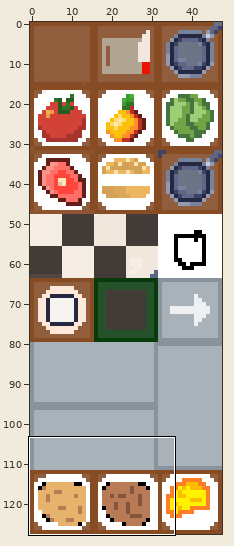
A sprite sheet gets an edit: assets/TileSetV2.png. The first picture is a wide view before the edit; the outline marks the close-up.
Close-up. First the earlier version:
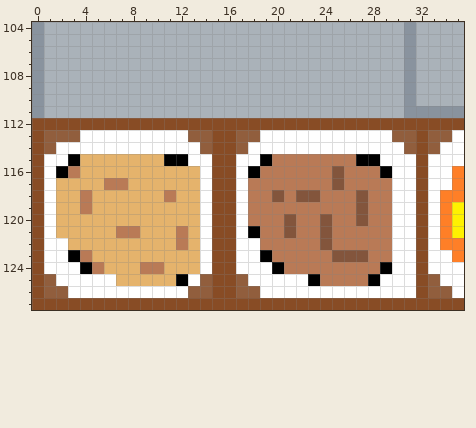
The file is 48x128 pixels. Colours within 5 levels of each other are drawn and written as one. Shown: x 0..35, y 104..127. The commit also changed other parts of the picture, which this record leaves out.
The result:
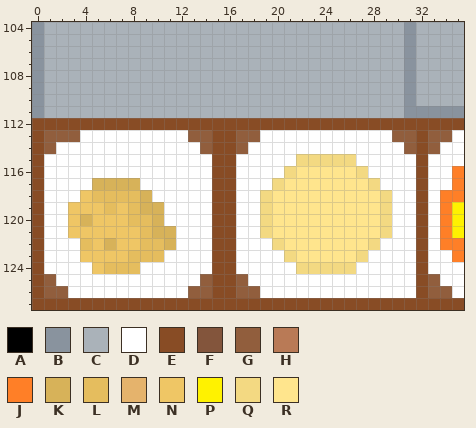
Palette (. is transparent): A #000000  B #89939e  C #aab2b9  D #ffffff  E #884c25  F #83553c  G #915e3d  H #b97a56  J #ff7f27  K #d7b259  L #e5bd5e  M #e5b36c  N #efc665  P #fff200  Q #f3d982  R #ffe58d
Change:
y 115: x 3..12 AMMMMMMMAA -> DDDDDDDDDD; x 19..28 AHHHHHHHAA -> DDDQQQQQDD
y 116: x 2..13 AHMMMMMMMMMM -> DDDDDDDDDDDD; x 18..29 AHHHHHHFHHHA -> DDDQRRRRRQDD
y 117: x 2..13 MMMMHHMMMMMM -> DDDKKKKDDDDD; x 18..29 HHHHHHHFHHHH -> DDQRRRRRRRQD
y 118: x 2..13 MMHMMMMMMHMM -> DDNLLLLKDDDD; x 18..29 HHFHFFHHHFHH -> DQRRRRRRRRRQ
y 119: x 2..13 MMHMMMMMMMMM -> DNNNLNLKKDDD; x 18..29 HHHHHHHHHFHH -> DQRRRRRRRRRQ
y 120: x 2..13 MMMMMMMMMMMM -> DNKNNNLLKDDD; x 18..29 HHHFHHFHHFHH -> DQRRRRRRRRRQ
y 121: x 2..13 MMMMMHHMMMHM -> DNNNNNNLKKDD; x 18..29 AHHFHHFHHHHH -> DQRRRRRRRRRQ
y 122: x 3..13 MMMMMMMMMHM -> DLNKNNLLKDD; x 19..29 HHHHHFHHHHH -> DQRRRRRRRQD
y 123: x 3..13 AHMMMMMMMMM -> DNNNNLLLDDD; x 19..29 AHHHHHFFFHH -> DDQRRRRRQDD
y 124: x 4..13 AHMMMHHMMM -> DNLLLDDDDD; x 20..29 AHHHHHHHHA -> DDQQQQQDDD
y 125: x 7..12 MMMMMA -> DDDDDD; x 23..28 AHHHHA -> DDDDDD
